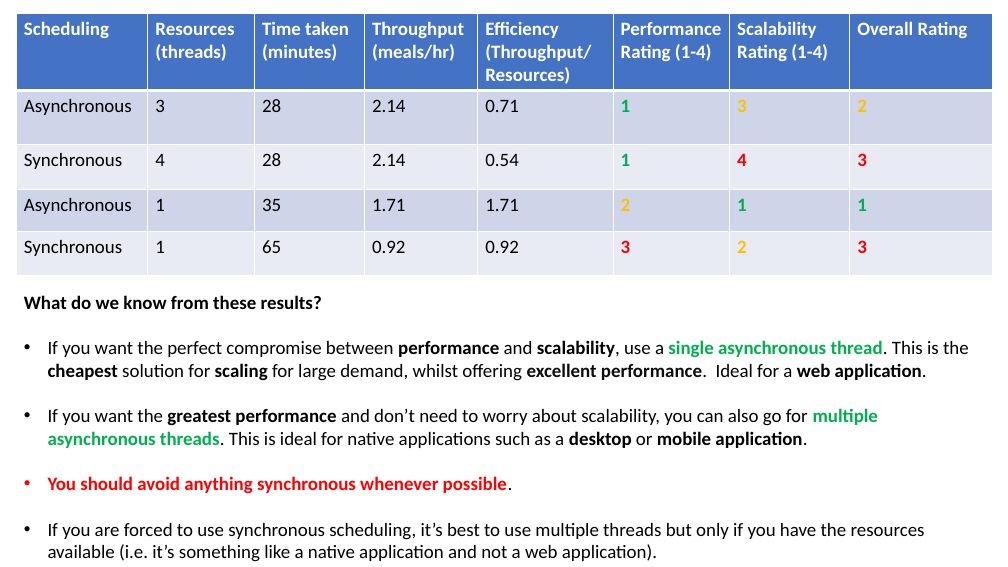
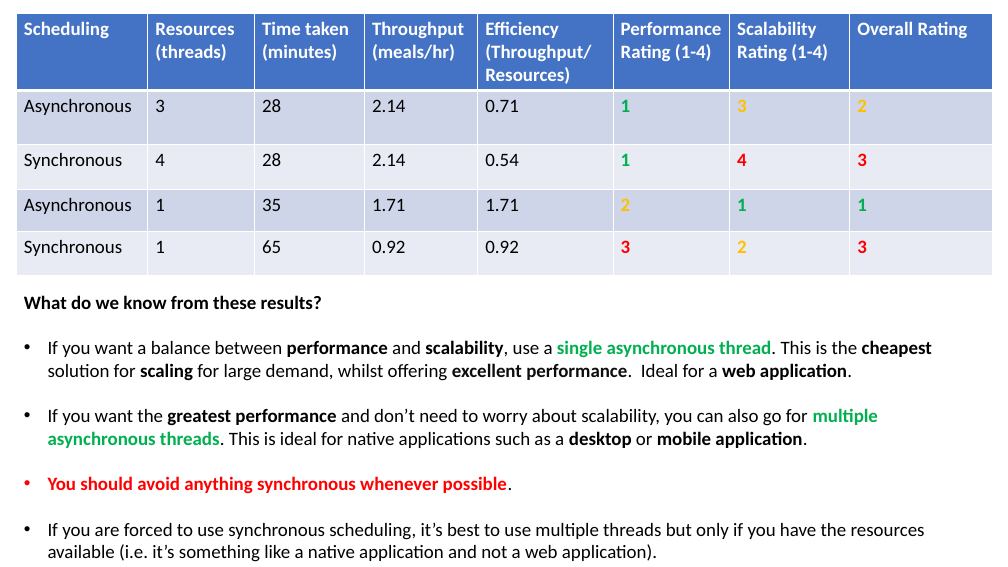
Before and after one commit to JoshKain/AsyncAwaitQuiz, a slide deck: slide 27 of Async and await presentation.pptx. Drawn at 1008x567 pixels with LibreOffice and Linux fonts; fonts in the diff are those of the drawing. Boxes give left, top, right and bottom in pixels: in the first picture for what was removed or moved away, otherwise in the second. Text is boxed around its words. In the diff, an @@ line names an element or a change of style, - is before the commit and + after.

Commit message:
Updated slides

```diff
--- a/Async and await presentation.pptx
+++ b/Async and await presentation.pptx
@@ text at [48,340,932,381]: text changed; bold on @@
-• If you want the perfect compromise between performance and scalability, use a single asynchronous thread. This is the cheapest solution for scaling for large demand, whilst offering excellent performance. Ideal for a web application.
+• If you want a balance between performance and scalability, use a single asynchronous thread. This is the cheapest solution for scaling for large demand, whilst offering excellent performance. Ideal for a web application.
```
Also in this commit, not shown: 1 other slide changed, 3 slides added.
